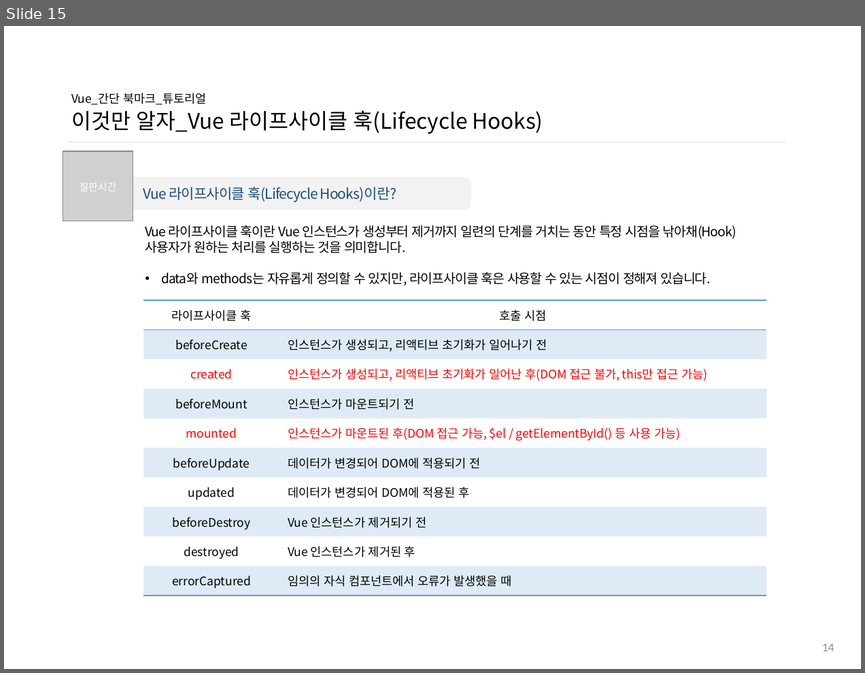
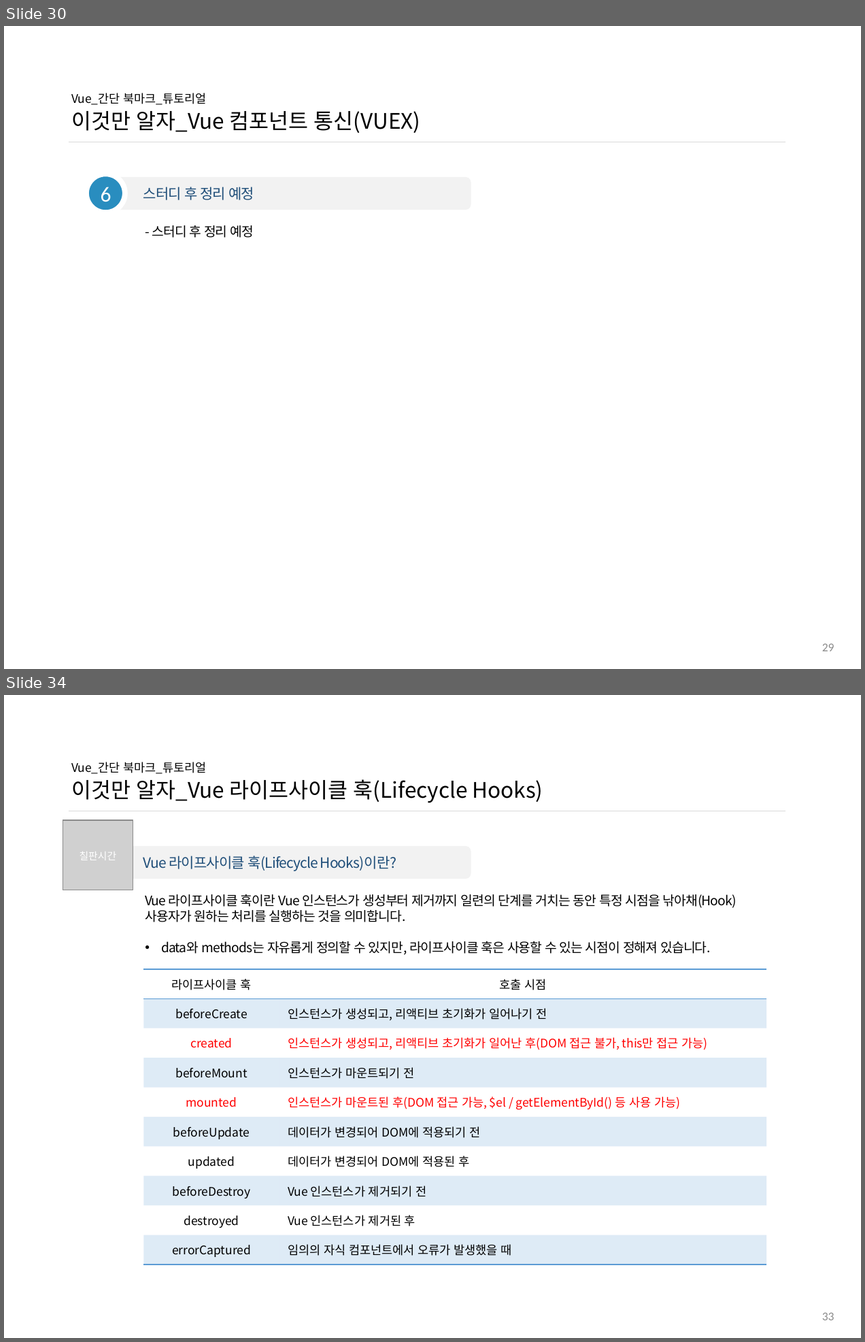
Before and after one commit to ddowon/vueStudy, a slide deck: 01.참고자료/190827_간단 북마크 만들기.pptx. Shown one above the other, each under a label of ours: slide 15 before the commit, slides 30 and 34 after it; the slides between them are not shown. The pictures are 865x673 and 865x1342 pixels, drawn with LibreOffice and Linux fonts; fonts in the diff are those of the drawing; grey boxes stand for pictures; background and template pictures are left out. Boxes give left, top, right and bottom in pixels: in the first picture for what was removed or moved away, otherwise in the second. Text is boxed around its words. In the diff, an @@ line names an element or a change of style, - is before the commit and + after.

Commit message:
9월 10일 스터디 자료 업데이트

```diff
--- a/01.참고자료/190827_간단 북마크 만들기.pptx
+++ b/01.참고자료/190827_간단 북마크 만들기.pptx
@@ slide 30 added at (4, 26, 861, 669), background #FFFFFF @@
@@ title added at (71, 93, 420, 133), 18 pt, text #000000 @@
+Vue_간단 북마크_튜토리얼
+이것만 알자_Vue 컴포넌트 통신(VUEX)
@@ line added from (68, 142) to (785, 142), #D9D9D9 0.5 pt @@
@@ ellipse added at (86, 174, 125, 212), fill #298DBF, outline #FFFFFF 4.5 pt, 18 pt, text #FFFFFF @@
+6
@@ rounded rectangle added at (107, 177, 471, 210), fill #F2F2F2, 12 pt, text #1F4E79 @@
+스터디 후 정리 예정
@@ text added at (152, 225, 254, 237), 11 pt, text #000000 @@
+- 스터디 후 정리 예정
@@ page number added at (822, 643, 834, 651), 10 pt, text #8C8C8C @@
+29
@@ what was slide 15 is now slide 34 @@
@@ page number at (822, 1312, 834, 1320): text changed @@
-14
+33
```
Also in this commit, not shown: 2 slides changed, 18 other slides added.
